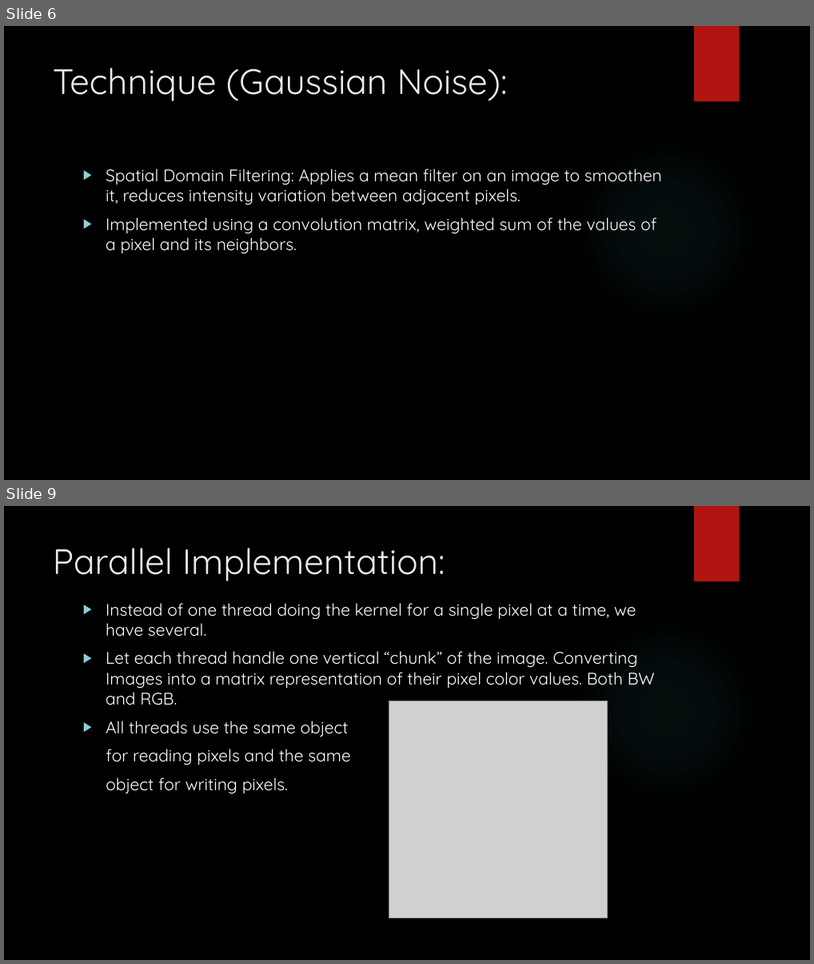
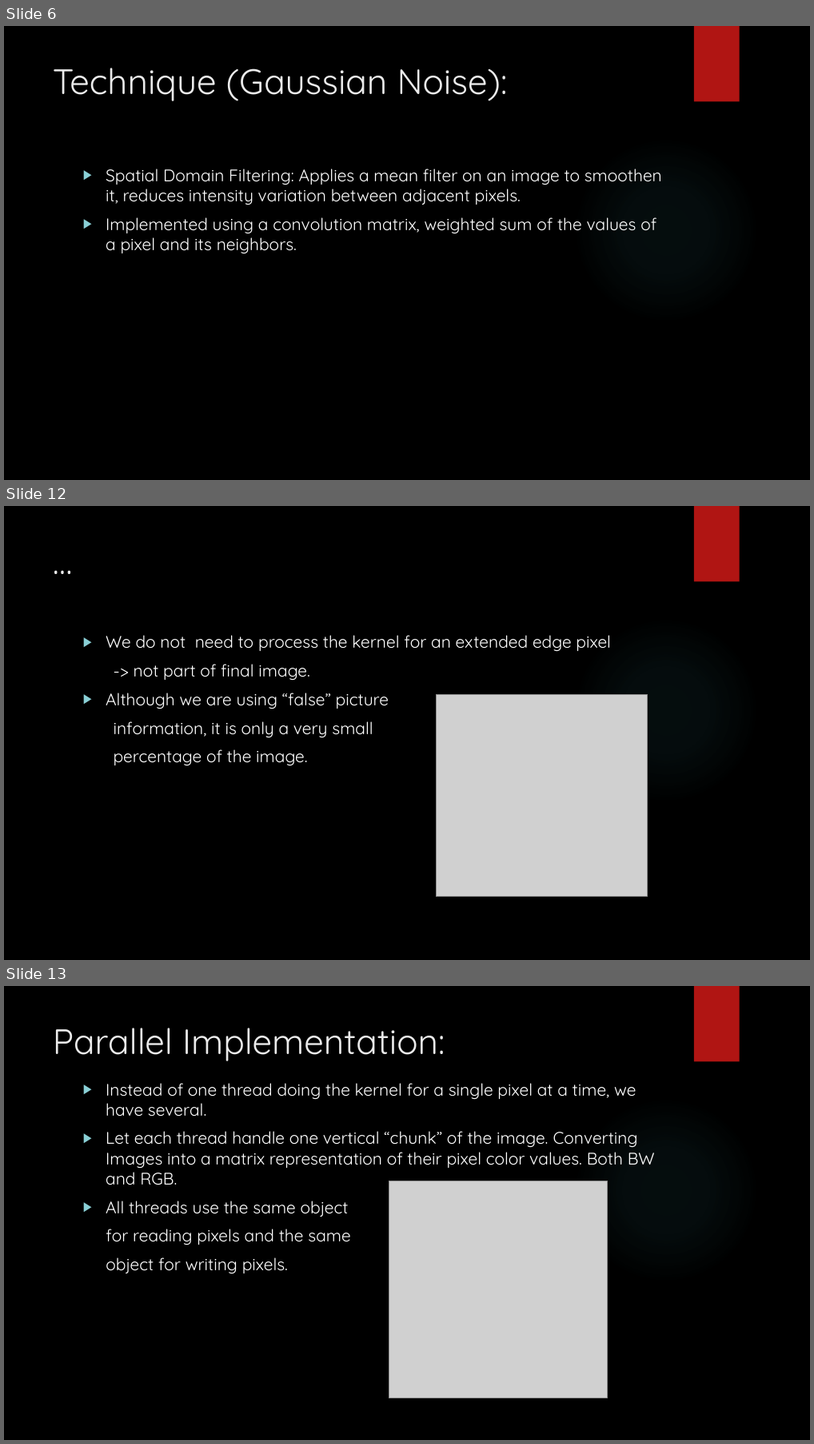
Before and after one commit to nivekranjith/Clarity, a slide deck: Report Presentation/Report Presentation (original format).pptx. Shown one above the other, each under a label of ours: slides 6 and 9 before the commit, slides 6, 12 and 13 after it; the slides between them are not shown. The pictures are 814x964 and 814x1444 pixels, drawn with LibreOffice and Linux fonts; fonts in the diff are those of the drawing; grey boxes stand for pictures; background and template pictures are left out. Boxes give left, top, right and bottom in pixels: in the first picture for what was removed or moved away, otherwise in the second. Text is boxed around its words. In the diff, an @@ line names an element or a change of style, - is before the commit and + after.

Commit message:
presentation slides finished

```diff
--- a/Report Presentation/Report Presentation (original format).pptx
+++ b/Report Presentation/Report Presentation (original format).pptx
@@ slide 12 added at (x1=4, y1=506, x2=810, y2=960), background picture (left out); not listed: 2 template elements that a slide beside it also shows @@
@@ title added at (x1=47, y1=536, x2=669, y2=628), 42 pt, text #EBEBEB @@
+…
@@ text added at (x1=106, y1=635, x2=611, y2=766), 20 pt, text #FFFFFF @@
+▶ We do not need to process the kernel for an extended edge pixel
+-> not part of final image.
+▶ Although we are using “false” picture
+information, it is only a very small
+percentage of the image.
@@ picture added at (x1=436, y1=695, x2=648, y2=896) @@
@@ what was slide 9 is now slide 13 @@
```
Also in this commit, not shown: 1 slide changed, 4 other slides added, 1 slide removed.
